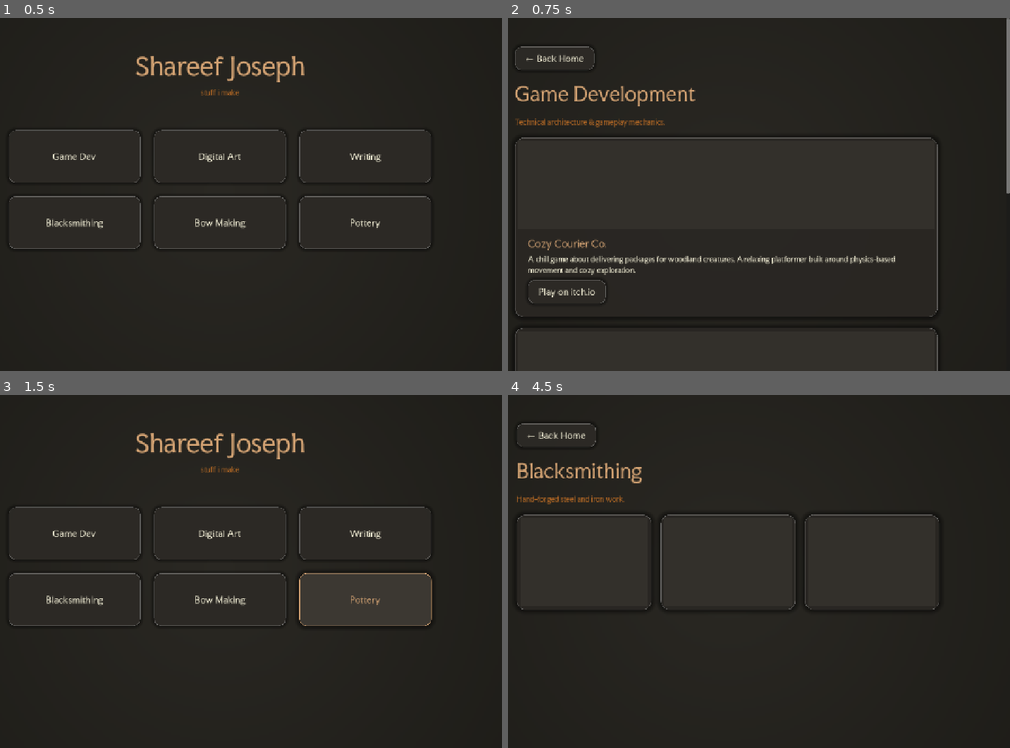
Above: before the commit, frames 1-4 (two rows, left to right).
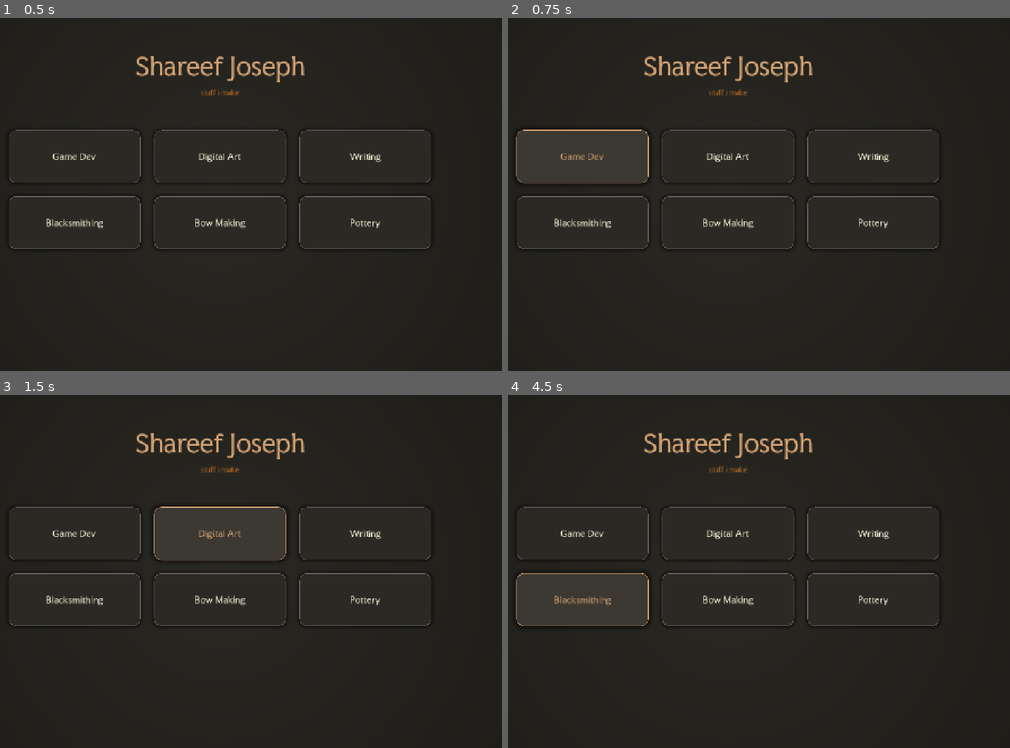
Above: after the commit, the same moments.

Repository: Amez73/website
Game: Godot game, scene res://scenes/LandingPage.tscn
Two runs of this game, one before a commit and one after it. Both use one fixed random seed, a clock stepped at 60 frames per second and the inputs below.
Inputs:
- Up to frame 1 (0.5 s): no input
- Up to frame 2 (0.75 s): click "Game Dev" at 0.5 s
- Up to frame 3 (1.5 s): click "← Back Home" (after the commit: "Digital Art") at 1.25 s
- Up to frame 4 (4.5 s): click "Digital Art" at 2 s; click "← Back Home" (after the commit: "Writing") at 2.75 s; click "Writing" at 3.5 s; click "Blacksmithing" at 4.25 s

Frame 1 is identical in both runs. In frame 2, 6.9% of the frame differs, in the area x 1-100%, y 0-100%; in frame 3, 0.5%; in frame 4, 4.9%.

Commit message:
Fix CI: absolute path for custom shell, remove stale Main.tscn
- sed the custom_shell path to an absolute filesystem path in CI
  (res:// doesn't resolve in headless export)
- Remove Main.tscn and gitignore it (editor regenerates it with a
  broken ref to deleted main.gd)
- Un-ignore export/ so custom_shell.html is tracked

Co-Authored-By: Claude Opus 4.8 <noreply@anthropic.com>

Diff:
--- a/scenes/LandingPage.tscn
+++ b/scenes/LandingPage.tscn
@@ -1,9 +1,9 @@
-[gd_scene load_steps=3 format=3]
+[gd_scene format=3 uid="uid://bh86wfbd3lhce"]
 
 [ext_resource type="PackedScene" path="res://scenes/Background.tscn" id="1"]
 [ext_resource type="PackedScene" path="res://scenes/components/CategoryCard.tscn" id="2"]
 
-[node name="LandingPage" type="Control"]
+[node name="LandingPage" type="Control" unique_id=1227664959]
 layout_mode = 3
 anchors_preset = 15
 anchor_right = 1.0
@@ -11,10 +11,10 @@
 grow_horizontal = 2
 grow_vertical = 2
 
-[node name="Background" parent="." instance=ExtResource("1")]
+[node name="Background" parent="." unique_id=1908336762 instance=ExtResource("1")]
 layout_mode = 1
 
-[node name="Scroll" type="ScrollContainer" parent="."]
+[node name="Scroll" type="ScrollContainer" parent="." unique_id=1665306865]
 layout_mode = 1
 anchors_preset = 15
 anchor_right = 1.0
@@ -23,71 +23,65 @@
 grow_vertical = 2
 horizontal_scroll_mode = 0
 
-[node name="Row" type="HBoxContainer" parent="Scroll"]
+[node name="Row" type="HBoxContainer" parent="Scroll" unique_id=1064443592]
 layout_mode = 2
 size_flags_horizontal = 3
 alignment = 1
 
-[node name="Column" type="VBoxContainer" parent="Scroll/Row"]
+[node name="Column" type="VBoxContainer" parent="Scroll/Row" unique_id=376516925]
 custom_minimum_size = Vector2(960, 0)
 layout_mode = 2
 size_flags_horizontal = 4
 theme_override_constants/separation = 12
 
-[node name="TopSpacer" type="Control" parent="Scroll/Row/Column"]
+[node name="TopSpacer" type="Control" parent="Scroll/Row/Column" unique_id=1279793000]
 custom_minimum_size = Vector2(0, 60)
 layout_mode = 2
 
-[node name="Title" type="Label" parent="Scroll/Row/Column"]
+[node name="Title" type="Label" parent="Scroll/Row/Column" unique_id=1166203331]
 layout_mode = 2
 theme_override_colors/font_color = Color(0.831, 0.639, 0.451, 1)
 theme_override_font_sizes/font_size = 56
 text = "Shareef Joseph"
 horizontal_alignment = 1
 
-[node name="Tagline" type="Label" parent="Scroll/Row/Column"]
+[node name="Tagline" type="Label" parent="Scroll/Row/Column" unique_id=1438211757]
 layout_mode = 2
 theme_override_colors/font_color = Color(0.737, 0.424, 0.145, 1)
 text = "stuff i make"
 horizontal_alignment = 1
 
-[node name="Spacer" type="Control" parent="Scroll/Row/Column"]
+[node name="Spacer" type="Control" parent="Scroll/Row/Column" unique_id=1677290911]
 custom_minimum_size = Vector2(0, 50)
 layout_mode = 2
 
-[node name="Grid" type="GridContainer" parent="Scroll/Row/Column"]
+[node name="Grid" type="GridContainer" parent="Scroll/Row/Column" unique_id=1694297872]
 layout_mode = 2
 size_flags_horizontal = 3
 theme_override_constants/h_separation = 30
 theme_override_constants/v_separation = 30
 columns = 3
 
-[node name="GameDev" parent="Scroll/Row/Column/Grid" instance=ExtResource("2")]
+[node name="GameDev" parent="Scroll/Row/Column/Grid" unique_id=605407640 instance=ExtResource("2")]
 layout_mode = 2
 text = "Game Dev"
-target_scene = "res://scenes/pages/GameDev.tscn"
 
-[node name="DigitalArt" parent="Scroll/Row/Column/Grid" instance=ExtResource("2")]
+[node name="DigitalArt" parent="Scroll/Row/Column/Grid" unique_id=1113606435 instance=ExtResource("2")]
 layout_mode = 2
 text = "Digital Art"
-target_scene = "res://scenes/pages/DigitalArt.tscn"
 
-[node name="Writing" parent="Scroll/Row/Column/Grid" instance=ExtResource("2")]
+[node name="Writing" parent="Scroll/Row/Column/Grid" unique_id=1938899056 instance=ExtResource("2")]
 layout_mode = 2
 text = "Writing"
-external_url = "writing.html"
 
-[node name="Blacksmithing" parent="Scroll/Row/Column/Grid" instance=ExtResource("2")]
+[node name="Blacksmithing" parent="Scroll/Row/Column/Grid" unique_id=1692653174 instance=ExtResource("2")]
 layout_mode = 2
 text = "Blacksmithing"
-target_scene = "res://scenes/pages/Blacksmithing.tscn"
 
-[node name="BowMaking" parent="Scroll/Row/Column/Grid" instance=ExtResource("2")]
+[node name="BowMaking" parent="Scroll/Row/Column/Grid" unique_id=165059990 instance=ExtResource("2")]
 layout_mode = 2
 text = "Bow Making"
-target_scene = "res://scenes/pages/BowMaking.tscn"
 
-[node name="Pottery" parent="Scroll/Row/Column/Grid" instance=ExtResource("2")]
+[node name="Pottery" parent="Scroll/Row/Column/Grid" unique_id=1905913265 instance=ExtResource("2")]
 layout_mode = 2
 text = "Pottery"
-target_scene = "res://scenes/pages/Pottery.tscn"
--- a/scenes/Main.tscn
+++ /dev/null
@@ -1,44 +0,0 @@
-[gd_scene format=3 uid="uid://d2bv70ofd1c2k"]
-
-[ext_resource type="Script" path="res://scripts/main.gd" id="1"]
-[ext_resource type="Theme" uid="uid://be6ackijsx8ki" path="res://theme/portfolio_theme.tres" id="2"]
-
-[sub_resource type="Gradient" id="grad"]
-colors = PackedColorArray(0.165, 0.157, 0.137, 1, 0.11, 0.106, 0.09, 1)
-
-[sub_resource type="GradientTexture2D" id="gradtex"]
-gradient = SubResource("grad")
-width = 256
-height = 256
-fill = 1
-fill_from = Vector2(0.5, 0.5)
-fill_to = Vector2(1, 1)
-
-[node name="Main" type="Control" unique_id=1310090129]
-layout_mode = 3
-anchors_preset = 15
-anchor_right = 1.0
-anchor_bottom = 1.0
-grow_horizontal = 2
-grow_vertical = 2
-theme = ExtResource("2")
-script = ExtResource("1")
-
-[node name="Background" type="TextureRect" parent="." unique_id=676481908]
-layout_mode = 1
-anchors_preset = 15
-anchor_right = 1.0
-anchor_bottom = 1.0
-grow_horizontal = 2
-grow_vertical = 2
-texture = SubResource("gradtex")
-expand_mode = 1
-stretch_mode = 6
-
-[node name="Content" type="Control" parent="." unique_id=1797845687]
-layout_mode = 1
-anchors_preset = 15
-anchor_right = 1.0
-anchor_bottom = 1.0
-grow_horizontal = 2
-grow_vertical = 2
Not shown, changed: .github/workflows/deploy.yml
Not shown, changed: .gitignore
Not shown, added: export/custom_shell.html
